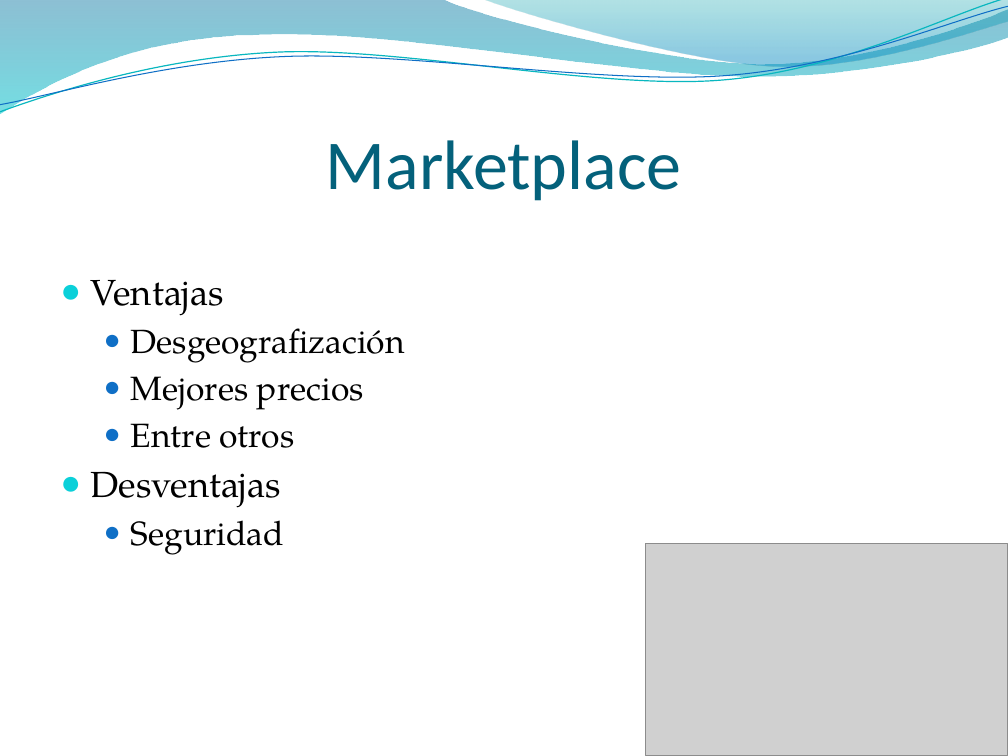
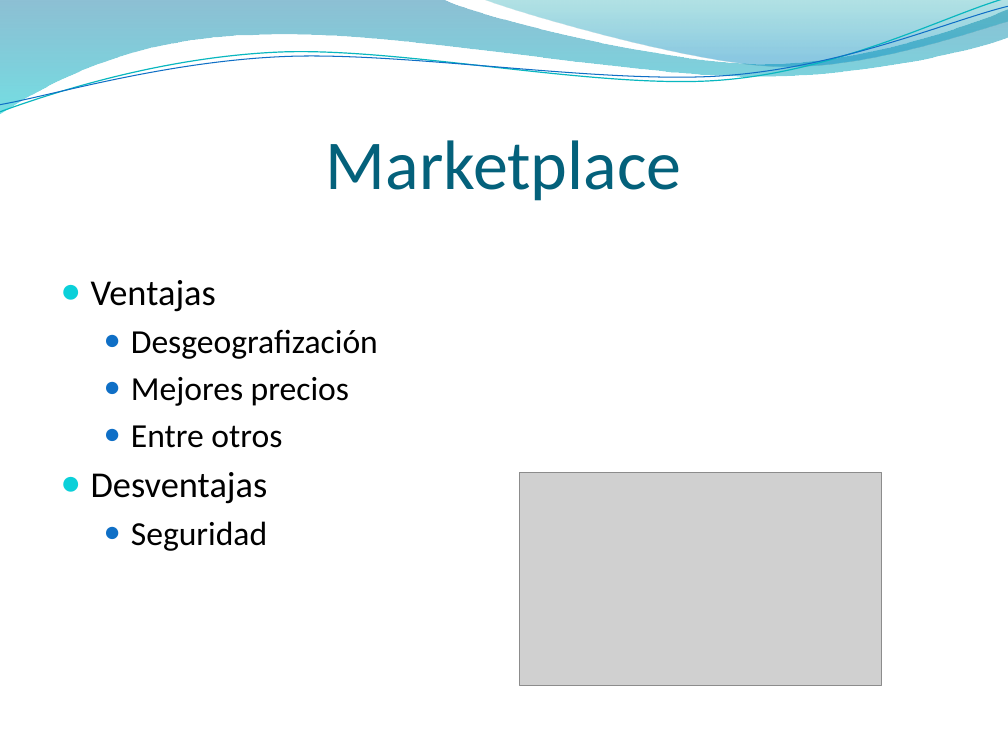
Before and after one commit to ORGTecnologo/7b6581PT, a slide deck: slide 5 of Documentacion/Entregas/Presentacion/Presentacion.pptx. Drawn at 1008x756 pixels with LibreOffice and Linux fonts; fonts in the diff are those of the drawing; grey boxes stand for pictures; background and template pictures are left out. Boxes give left, top, right and bottom in pixels: in the first picture for what was removed or moved away, otherwise in the second. Text is boxed around its words. In the diff, an @@ line names an element or a change of style, - is before the commit and + after.

```diff
--- a/Documentacion/Entregas/Presentacion/Presentacion.pptx
+++ b/Documentacion/Entregas/Presentacion/Presentacion.pptx
@@ text "Ventajas" at [91,280,378,551]: font TeX Gyre Pagella to Calibri @@
@@ picture: place and size @@
-picture at [646,543,1008,756]
+picture at [520,473,882,685]
```
Also in this commit, not shown: 10 other slides changed, 5 slides added, 17 slides removed, 3 other files.
